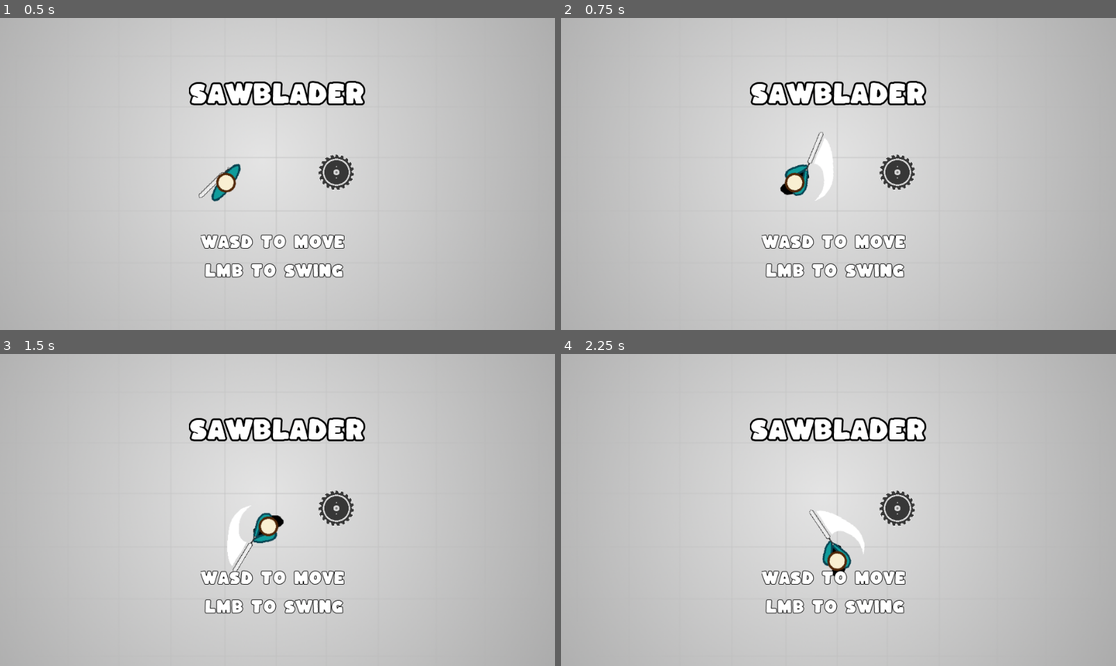
Above: before the commit, frames 1-4 (two rows, left to right).
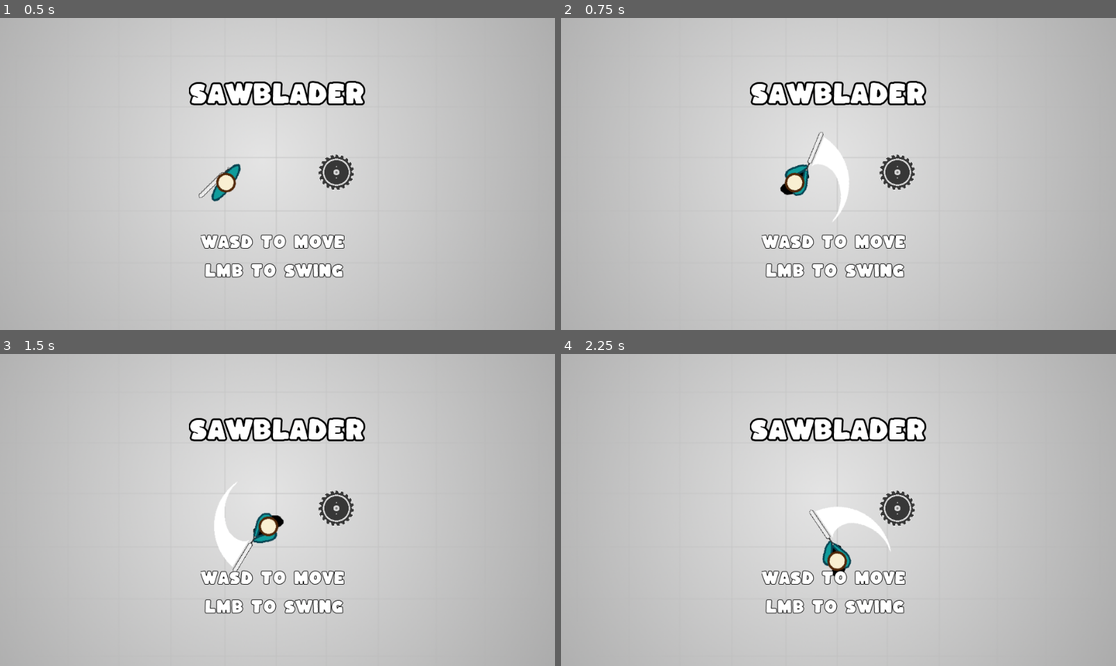
Above: after the commit, the same moments.

Repository: Zircon332/Sawblader
Game: Godot game, scene res://scenes/main.tscn
Same seed, same stepped clock (60 frames per second), same inputs: the game is played once before the commit and once after it.
Inputs (mouse positions are in pixels of both pictures, inside the frame that each line leads up to):
- Up to frame 1 (0.5 s): no input
- Up to frame 2 (0.75 s): tap Enter at 0.5 s; move the mouse to (960, 158) at 0.52 s; hold D (move_right) from 0.53 s (still down); click (960, 158) at 0.6 s
- Up to frame 3 (1.5 s): move the mouse to (166, 525) at 1.27 s; release D (move_right) at 1.28 s; hold S (move_down) from 1.28 s (still down); click (166, 525) at 1.35 s
- Up to frame 4 (2.25 s): move the mouse to (894, 441) at 2.02 s; release S (move_down) at 2.03 s; hold D (move_right) from 2.03 s (still down); click (894, 441) at 2.1 s

Frame 1 is identical in both runs. In frame 2, 0.5% of the frame differs, in the area x 45-52%, y 38-66%; in frame 3, 0.5%, in the area x 38-45%, y 41-69%; in frame 4, 0.5%.

Commit message:
improve player swing animation and hitbox

Diff:
--- a/entities/player/player.tscn
+++ b/entities/player/player.tscn
@@ -105,13 +105,13 @@
 radius = 21.0
 
 [sub_resource type="CircleShape2D" id=19]
-radius = 23.0217
+radius = 32.0156
 
 [sub_resource type="CircleShape2D" id=20]
-radius = 18.0278
+radius = 30.0
 
 [sub_resource type="CircleShape2D" id=21]
-radius = 38.0
+radius = 29.0
 
 [node name="Player" type="KinematicBody2D" groups=["entities"]]
 z_index = 1
@@ -132,15 +132,15 @@
 monitorable = false
 
 [node name="CollisionShape2D" type="CollisionShape2D" parent="HitBox"]
-position = Vector2( -49, -51 )
+position = Vector2( -34, -50 )
 shape = SubResource( 19 )
 
 [node name="CollisionShape2D2" type="CollisionShape2D" parent="HitBox"]
-position = Vector2( -21, -60 )
+position = Vector2( -1, -61 )
 shape = SubResource( 20 )
 
 [node name="CollisionShape2D3" type="CollisionShape2D" parent="HitBox"]
-position = Vector2( -3, -29 )
+position = Vector2( 38, -51 )
 shape = SubResource( 21 )
 
 [connection signal="animation_finished" from="AnimatedSprite" to="." method="_on_AnimatedSprite_animation_finished"]
Binary file changed: assets/player.png
